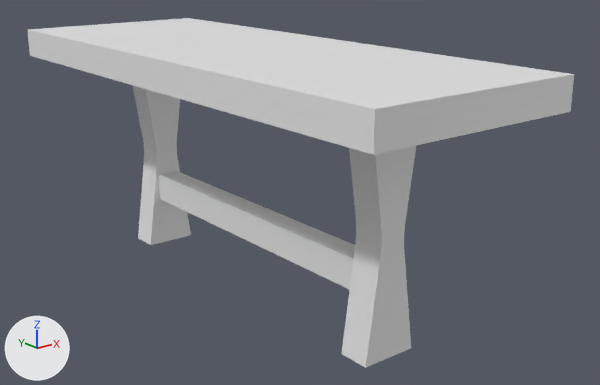
An edit to the Blender file Resources/ArtSharing/LaurenArt/Shield/diningroomtable.blend, drawn before and after from the same camera.
One viewpoint serves both versions: a camera (50 mm lens) standing at (-7.52, -10.65, 5.7) and looking at (0.55, -0.57, 1.66). Every picture has the same lights, and +X, +Y and +Z are marked at lower left. The first picture is the older version.
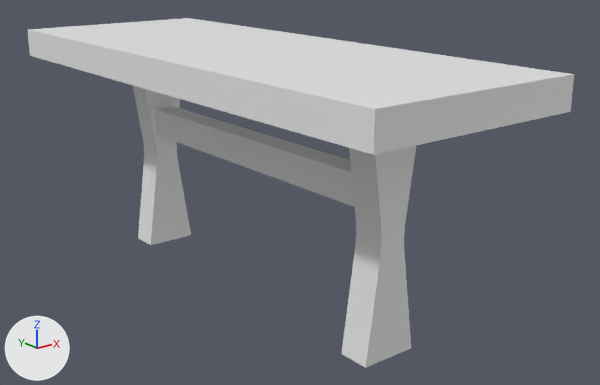
Changed parts and their boxes (x1, y1, x2, y2) in the pictures (600 x 385 px):
'Cube.003', moved
    before: (159, 171, 355, 290)
    after: (155, 107, 355, 207)

The edits, one by one:
Object 'Cube.003' (ob_cube_003) moves from (0.0, 0.0, 1.11) to (0.0, 0.0, 2.36).
